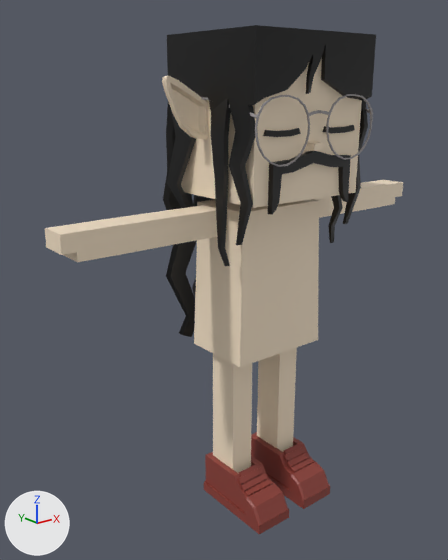
A saved change to the FBX model mustachiorascals/fbx/8491b243-69cd-4d5d-9712-1d4a54260a11.fbx.
Camera for both pictures: a 50 mm camera at (-0.0239, -0.0255, 0.0252) aimed at (-0.0017, 0.0022, 0.0141). Arrows for +X, +Y and +Z are at lower left; the lights stay in place. Where no turn or scale is listed for an object, it has been applied to the vertices.

Names of what the first picture shows: 'e_9', 'ew_round_2', 'f_canvas', 'h_wavy', 'm_sanchez', 'mustachio_arms', 'mustachio_body', 'mustachio_head', 'mustachio_legs'.
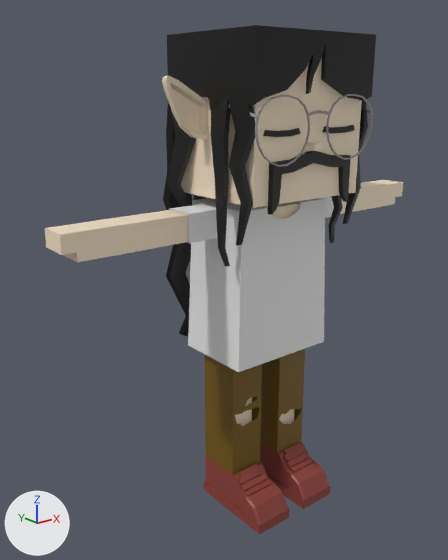
The change, as a diff of the scene's bpy script:
```diff
--- a/mustachiorascals/fbx/8491b243-69cd-4d5d-9712-1d4a54260a11.fbx.py
+++ b/mustachiorascals/fbx/8491b243-69cd-4d5d-9712-1d4a54260a11.fbx.py
@@ mat_upper_garment_1 @@
+mat_upper_garment_1 = principled_material('upper_garment_1')
+mat_upper_garment_1.base_color = (0.8, 0.8, 0.8)  # white #e7e7e7
@@ mat_lower_garment @@
+mat_lower_garment = principled_material('lower_garment')
+mat_lower_garment.base_color = (0.169, 0.0902, 0.0)  # brown #725500
@@ me_mesh_012 @@
+me_mesh_012.from_pydata(...)  # 24 vertices, 18 faces; spans x -0.00561..0.00561, y 0.00027..0.00209, z 0.01737..0.01893
+me_mesh_012.materials.append(mat_upper_garment_1)  # white #e7e7e7
@@ me_mesh_011 @@
+me_mesh_011.from_pydata(...)  # 230 vertices, 212 faces; spans x -0.00349..0.00349, y -0.0013..0.00353, z 0.00994..0.01894
+me_mesh_011.materials.append(mat_upper_garment_1)  # white #e7e7e7
@@ me_mesh_003_1 @@
+me_mesh_003_1.from_pydata(...)  # 277 vertices, 244 faces; spans x -0.00297..0.00299, y -0.00021..0.00257, z 0.0014..0.01069
+me_mesh_003_1.materials.append(mat_lower_garment)  # brown #725500
@@ ob_c_shirt_2 @@
+ob_c_shirt_2 = bpy.data.objects.new('c_shirt_2', me_mesh_012)
+ob_c_shirt_2.location = (0.0, 0.0, 0.0)
@@ ob_c_shirt_1 @@
+ob_c_shirt_1 = bpy.data.objects.new('c_shirt_1', me_mesh_011)
+ob_c_shirt_1.location = (0.0, 0.0, 0.0)
@@ ob_c_rippedjeans @@
+ob_c_rippedjeans = bpy.data.objects.new('c_rippedjeans', me_mesh_003_1)
+ob_c_rippedjeans.location = (0.0, 0.0, 0.0)
```

Boxes [x1, y1, x2, y2] around the edits, measured in the pictures (448 x 560 px):
'c_shirt_1', added
    after: [188, 198, 325, 372]
'c_rippedjeans', added (brown)
    after: [204, 349, 305, 475]
'c_shirt_2', added
    after: [169, 196, 334, 243]
'mustachio_body', unchanged, covered by the edit
    before: [194, 199, 320, 367]
    after: [265, 202, 301, 219]
'mustachio_legs', unchanged, covered by the edit
    before: [213, 348, 297, 473]
    after: [235, 397, 294, 426]
